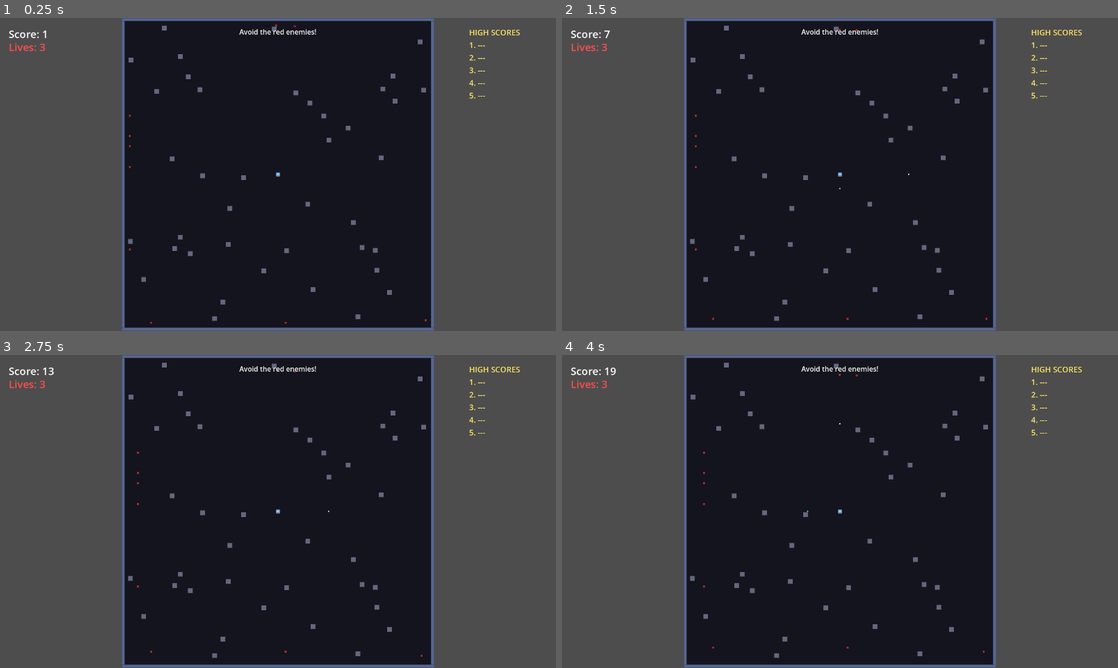
Above: before the commit, frames 1-4 (two rows, left to right).
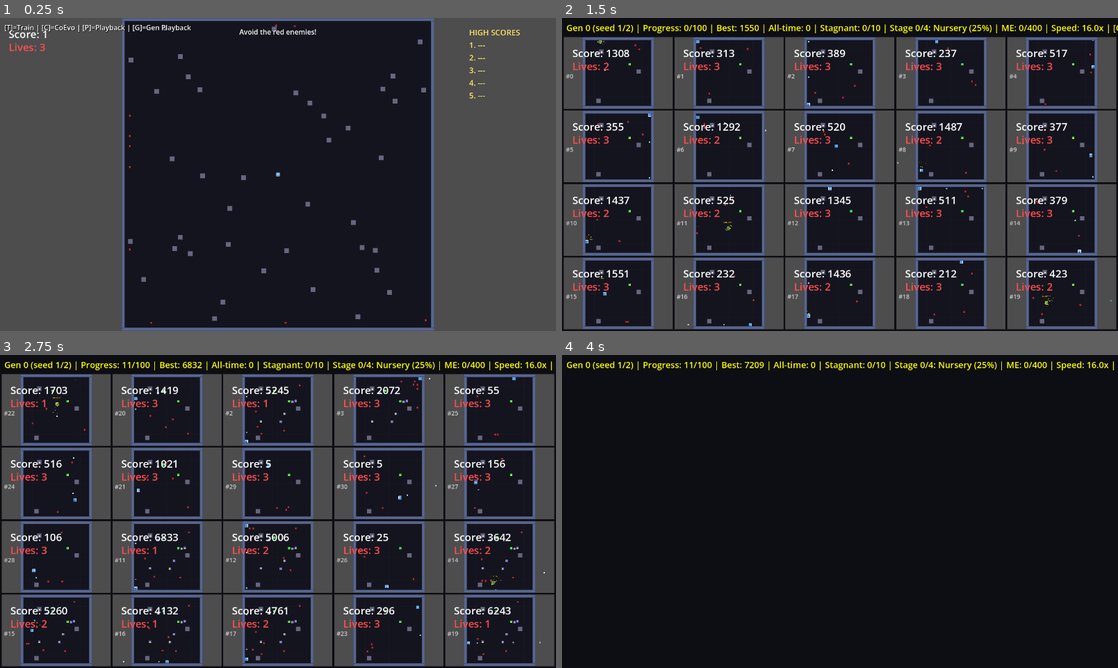
Above: after the commit, the same moments.

Repository: aryavolkan/evolve
Game: Godot game, scene res://main.tscn
The game is run twice, just before and just after one commit, with the same random seed, the same clock (stepped at 60 frames per second) and the same inputs.
Inputs (mouse positions are in pixels of both pictures, inside the frame that each line leads up to):
- Up to frame 1 (0.25 s): no input
- Up to frame 2 (1.5 s): tap Enter (ui_accept) at 0.5, 0.77 s; move the mouse to (962, 158) at 0.52 s; hold D (shoot_right) 0.53-1.28 s; hold T 0.53-1.28 s; click (962, 158) at 0.67 s; move the mouse to (728, 190) at 1.27 s; hold S (shoot_down) from 1.28 s (still down); tap Shift at 1.35 s
- Up to frame 3 (2.75 s): tap Enter (ui_accept) at 1.52 s; move the mouse to (333, 442) at 2.02 s; release S (shoot_down) at 2.03 s; hold D (shoot_right) from 2.03 s (still down); hold P from 2.03 s (still down)
- Up to frame 4 (4 s): move the mouse to (812, 574) at 2.77 s; release D (shoot_right) at 2.78 s; release P at 2.78 s; hold W (shoot_up) 2.78-3.53 s; tap C at 2.85 s; click (812, 574) at 2.92 s; tap Enter (ui_accept) at 3.02, 3.77 s; move the mouse to (1006, 558) at 3.52 s; hold A (shoot_left) from 3.53 s (still down); hold H from 3.53 s (still down)

The runs differ from the first frame. In frame 1, 0.3% of the frame differs, in the area x 0-35%, y 2-5%; in frame 2, 54%; in frame 3, 55%, in the area x 0-100%, y 0-100%; in frame 4, 47%.
Error before the commit: Parse Error: Cannot infer the type of "enemy_fitness" variable because the value doesn't have a set type. (res://training_manager.gd:1131)

Commit message:
feat(A4): Hall of Fame + adversarial fitness tuning
Hall of Fame:
- Archive top-5 enemy networks per generation (deep-copied)
- HoF trimmed to keep globally best HOF_SIZE networks
- Every HOF_EVAL_INTERVAL (5) generations, evaluate players against HoF
  enemies instead of current population
- Prevents Red Queen cycling (A beats B beats C beats A)
- get_hof_networks() returns archived networks for evaluation
- evolve_both() auto-updates HoF before mutating populations

Adversarial Fitness:
- Static compute_enemy_fitness() calculates enemy fitness from:
  +damage_dealt (lives lost × 1000)
  +proximity_pressure (closeness to player × 100)
  -player_survival_time (seconds × 5 penalty)
  +forced_direction_changes (evasion × 10)
- Clamped to non-negative (evolution works better with >= 0)

Tests (16 new):
- HoF: empty init, archive top, trim, eval interval, networks, evolve
- Fitness: damage positive, survival penalty, proximity bonus,
  direction changes, never negative
- Save/Load HoF roundtrip
- CoEvolution integration readiness

References: ROADMAP.md Track A (A4), LONG_TERM_PLAN.md

Diff:
--- a/ai/coevolution.gd
+++ b/ai/coevolution.gd
@@ -18,14 +18,22 @@
 signal generation_complete(generation: int, player_best: float, enemy_best: float)
 
 var EvolutionScript = preload("res://ai/evolution.gd")
+var NeuralNetworkScript = preload("res://ai/neural_network.gd")
 
 # Enemy network architecture constants
 const ENEMY_INPUT_SIZE: int = 16   # From EnemySensor.TOTAL_INPUTS
 const ENEMY_HIDDEN_SIZE: int = 16  # Smaller than player (32), enemies are simpler
 const ENEMY_OUTPUT_SIZE: int = 8   # 8 directional preferences (N, NE, E, SE, S, SW, W, NW)
 
+# Hall of Fame constants
+const HOF_SIZE: int = 5              # Top-5 enemy networks archived per generation
+const HOF_EVAL_INTERVAL: int = 5     # Evaluate players against HoF every N generations
+
 var player_evolution = null  # Evolution instance for player population
 var enemy_evolution = null   # Evolution instance for enemy population
+
+# Hall of Fame: archived top enemy networks to prevent Red Queen cycling
+var hall_of_fame: Array = []  # Array of {network, fitness, generation}
 
 
 func _init(
@@ -72,6 +80,8 @@
 func evolve_both() -> void:
 	## Evolve both populations simultaneously.
 	## Call after all fitness scores are set for both populations.
+	## Updates Hall of Fame before evolving enemies (so elite networks are archived).
+	update_hall_of_fame()
 	player_evolution.evolve()
 	enemy_evolution.evolve()
 	generation_complete.emit(
@@ -113,6 +123,84 @@
 	}
 
 
+# ============================================================
+# Hall of Fame
+# ============================================================
+
+func update_hall_of_fame() -> void:
+	## Archive the top HOF_SIZE enemy networks from the current generation.
+	## Call after fitness is set but before evolve() mutates the population.
+	var indexed: Array = []
+	for i in enemy_evolution.population_size:
+		indexed.append({"index": i, "fitness": enemy_evolution.fitness_scores[i]})
+	indexed.sort_custom(func(a, b): return a.fitness > b.fitness)
+
+	for i in mini(HOF_SIZE, indexed.size()):
+		var net = enemy_evolution.get_individual(indexed[i].index).clone()
+		hall_of_fame.append({
+			"network": net,
+			"fitness": indexed[i].fitness,
+			"generation": get_generation(),
+		})
+
+	# Trim to keep only the best HOF_SIZE across all generations
+	# Sort by fitness descending, keep top HOF_SIZE
+	hall_of_fame.sort_custom(func(a, b): return a.fitness > b.fitness)
+	if hall_of_fame.size() > HOF_SIZE:
+		hall_of_fame.resize(HOF_SIZE)
+
+
+func should_eval_against_hof() -> bool:
+	## Returns true if the current generation should evaluate players against HoF.
+	if hall_of_fame.is_empty():
+		return false
+	return get_generation() > 0 and get_generation() % HOF_EVAL_INTERVAL == 0
+
+
+func get_hof_networks() -> Array:
+	## Return the Hall of Fame enemy networks for evaluation.
+	var networks: Array = []
+	for entry in hall_of_fame:
+		networks.append(entry.network)
+	return networks
+
+
+func get_hof_size() -> int:
+	return hall_of_fame.size()
+
+
+# ============================================================
+# Adversarial Fitness Calculation
+# ============================================================
+
+static func compute_enemy_fitness(
+	damage_dealt: float,
+	proximity_pressure: float,
+	player_survival_time: float,
+	forced_direction_changes: float
+) -> float:
+	## Calculate enemy fitness from arena evaluation results.
+	##
+	## Components:
+	##   +damage_dealt: hits landed on the player (lives lost × 1000)
+	##   +proximity_pressure: time-averaged closeness to player (0-1 scale × 100)
+	##   -player_survival_time: seconds the player survived (penalty)
+	##   +forced_direction_changes: times player changed move direction significantly
+	##
+	## Higher is better for enemies.
+	var fitness := 0.0
+	fitness += damage_dealt * 1000.0             # Each hit is very valuable
+	fitness += proximity_pressure * 100.0         # Reward pressure
+	fitness -= player_survival_time * 5.0         # Penalize long player survival
+	fitness += forced_direction_changes * 10.0    # Reward forcing evasion
+	# Clamp to prevent negative fitness (evolution works better with non-negative)
+	return maxf(fitness, 0.0)
+
+
+# ============================================================
+# Save / Load
+# ============================================================
+
 func save_populations(player_path: String, enemy_path: String) -> void:
 	## Save both populations to disk.
 	player_evolution.save_population(player_path)
@@ -124,3 +212,45 @@
 	var player_ok: bool = player_evolution.load_population(player_path)
 	var enemy_ok: bool = enemy_evolution.load_population(enemy_path)
 	return player_ok and enemy_ok
+
+
+func save_hall_of_fame(path: String) -> void:
+	## Save Hall of Fame networks to disk.
+	var file := FileAccess.open(path, FileAccess.WRITE)
+	if not file:
+		return
+	file.store_32(hall_of_fame.size())
+	for entry in hall_of_fame:
+		file.store_float(entry.fitness)
+		file.store_32(entry.generation)
+		var weights: PackedFloat32Array = entry.network.get_weights()
+		file.store_32(weights.size())
+		for w in weights:
+			file.store_float(w)
+	file.close()
+
+
+func load_hall_of_fame(path: String) -> bool:
+	## Load Hall of Fame networks from disk. Returns true on success.
+	var file := FileAccess.open(path, FileAccess.READ)
+	if not file:
+		return false
+	hall_of_fame.clear()
+	var count := file.get_32()
+	for i in count:
+		var fitness := file.get_float()
+		var gen := file.get_32()
+		var weight_count := file.get_32()
+		var weights := PackedFloat32Array()
+		weights.resize(weight_count)
+		for j in weight_count:
+			weights[j] = file.get_float()
+		var net = NeuralNetworkScript.new(ENEMY_INPUT_SIZE, ENEMY_HIDDEN_SIZE, ENEMY_OUTPUT_SIZE)
+		net.set_weights(weights)
+		hall_of_fame.append({
+			"network": net,
+			"fitness": fitness,
+			"generation": gen,
+		})
+	file.close()
+	return true
--- /dev/null
+++ b/test/test_coevolution_a3_a5.gd
@@ -0,0 +1,227 @@
+extends "res://test/test_base.gd"
+## Tests for co-evolution Track A3-A5 features:
+## - Hall of Fame (A4)
+## - Adversarial fitness calculation (A4)
+## - Save/Load Hall of Fame (A5)
+## - Training manager COEVOLUTION mode enum (A3)
+
+var CoevolutionScript = preload("res://ai/coevolution.gd")
+var NeuralNetworkScript = preload("res://ai/neural_network.gd")
+
+
+func _run_tests() -> void:
+	print("\n[CoEvolution A3-A5 Tests]")
+
+	# A4: Hall of Fame
+	_test("hof_initially_empty", _test_hof_initially_empty)
+	_test("hof_update_archives_top_enemies", _test_hof_update_archives_top_enemies)
+	_test("hof_trimmed_to_max_size", _test_hof_trimmed_to_max_size)
+	_test("hof_eval_interval", _test_hof_eval_interval)
+	_test("hof_networks_returns_cloned_nets", _test_hof_networks_returns_cloned_nets)
+	_test("evolve_both_updates_hof", _test_evolve_both_updates_hof)
+
+	# A4: Adversarial fitness
+	_test("enemy_fitness_damage_positive", _test_enemy_fitness_damage_positive)
+	_test("enemy_fitness_survival_penalty", _test_enemy_fitness_survival_penalty)
+	_test("enemy_fitness_proximity_bonus", _test_enemy_fitness_proximity_bonus)
+	_test("enemy_fitness_direction_changes", _test_enemy_fitness_direction_changes)
+	_test("enemy_fitness_never_negative", _test_enemy_fitness_never_negative)
+
+	# A5: Save/Load HoF
+	_test("save_load_hof_roundtrip", _test_save_load_hof_roundtrip)
+
+	# A3: Mode enum
+	_test("coevolution_mode_exists", _test_coevolution_mode_exists)
+	_test("coevolution_mode_distinct", _test_coevolution_mode_distinct)
+
+
+# ============================================================
+# Helpers
+# ============================================================
+
+func _make_coevo(pop: int = 20) -> RefCounted:
+	return CoevolutionScript.new(
+		pop, 86, 32, 6,
+		pop,
+		3, 0.15, 0.3, 0.7
+	)
+
+
+func _set_enemy_fitness_linear(coevo, pop: int) -> void:
+	## Set fitness 10, 20, 30... so we know which are "top".
+	for i in pop:
+		coevo.set_enemy_fitness(i, float(i + 1) * 10.0)
+
+
+# ============================================================
+# A4: Hall of Fame tests
+# ============================================================
+
+func _test_hof_initially_empty() -> void:
+	var coevo = _make_coevo()
+	assert_eq(coevo.get_hof_size(), 0, "HoF should start empty")
+	assert_true(coevo.hall_of_fame.is_empty(), "HoF array should be empty")
+
+
+func _test_hof_update_archives_top_enemies() -> void:
+	var coevo = _make_coevo()
+	_set_enemy_fitness_linear(coevo, 20)
+	coevo.update_hall_of_fame()
+
+	assert_eq(coevo.get_hof_size(), CoevolutionScript.HOF_SIZE, "HoF should have HOF_SIZE entries")
+
+	# Verify they are sorted by fitness (descending)
+	for i in range(coevo.get_hof_size() - 1):
+		assert_gte(coevo.hall_of_fame[i].fitness, coevo.hall_of_fame[i + 1].fitness,
+			"HoF should be sorted by fitness descending")
+
+
+func _test_hof_trimmed_to_max_size() -> void:
+	var coevo = _make_coevo()
+	# Update HoF twice - should still be capped at HOF_SIZE
+	_set_enemy_fitness_linear(coevo, 20)
+	coevo.update_hall_of_fame()
+	_set_enemy_fitness_linear(coevo, 20)
+	coevo.update_hall_of_fame()
+
+	assert_eq(coevo.get_hof_size(), CoevolutionScript.HOF_SIZE,
+		"HoF should be trimmed to HOF_SIZE even after multiple updates")
+
+
+func _test_hof_eval_interval() -> void:
+	var coevo = _make_coevo()
+	# Generation 0, no HoF -> should not eval against HoF
+	assert_false(coevo.should_eval_against_hof(), "Gen 0 with empty HoF should not eval against HoF")
+
+	# Add some HoF entries
+	_set_enemy_fitness_linear(coevo, 20)
+	coevo.update_hall_of_fame()
+
+	# Gen 0 with HoF -> false (generation check)
+	assert_false(coevo.should_eval_against_hof(), "Gen 0 should not eval against HoF")
+
+	# Evolve to reach gen HOF_EVAL_INTERVAL
+	for i in 20:
+		coevo.set_player_fitness(i, float(i))
+	for g in CoevolutionScript.HOF_EVAL_INTERVAL:
+		for i in 20:
+			coevo.set_player_fitness(i, float(i))
+			coevo.set_enemy_fitness(i, float(i))
+		coevo.evolve_both()
+
+	assert_eq(coevo.get_generation(), CoevolutionScript.HOF_EVAL_INTERVAL,
+		"Should be at gen HOF_EVAL_INTERVAL")
+	assert_true(coevo.should_eval_against_hof(),
+		"Gen HOF_EVAL_INTERVAL with HoF should eval against HoF")
+
+
+func _test_hof_networks_returns_cloned_nets() -> void:
+	var coevo = _make_coevo()
+	_set_enemy_fitness_linear(coevo, 20)
+	coevo.update_hall_of_fame()
+
+	var nets = coevo.get_hof_networks()
+	assert_eq(nets.size(), CoevolutionScript.HOF_SIZE, "Should return HOF_SIZE networks")
+	assert_not_null(nets[0], "Network should not be null")
+
+
+func _test_evolve_both_updates_hof() -> void:
+	var coevo = _make_coevo()
+	for i in 20:
+		coevo.set_player_fitness(i, float(i))
+		coevo.set_enemy_fitness(i, float(i + 1) * 10.0)
+	coevo.evolve_both()
+
+	assert_gt(coevo.get_hof_size(), 0, "HoF should be populated after evolve_both")
+
+
+# ============================================================
+# A4: Adversarial fitness tests
+# ============================================================
+
+func _test_enemy_fitness_damage_positive() -> void:
+	# More damage = higher fitness
+	var f_no_damage = CoevolutionScript.compute_enemy_fitness(0.0, 0.0, 10.0, 0)
+	var f_with_damage = CoevolutionScript.compute_enemy_fitness(2.0, 0.0, 10.0, 0)
+	assert_gt(f_with_damage, f_no_damage, "More damage should increase fitness")
+
+
+func _test_enemy_fitness_survival_penalty() -> void:
+	# Longer player survival = lower enemy fitness
+	var f_short = CoevolutionScript.compute_enemy_fitness(1.0, 0.0, 5.0, 0)
+	var f_long = CoevolutionScript.compute_enemy_fitness(1.0, 0.0, 30.0, 0)
+	assert_gt(f_short, f_long, "Longer player survival should decrease enemy fitness")
+
+
+func _test_enemy_fitness_proximity_bonus() -> void:
+	# Higher proximity = higher fitness
+	var f_far = CoevolutionScript.compute_enemy_fitness(0.0, 0.1, 10.0, 0)
+	var f_close = CoevolutionScript.compute_enemy_fitness(0.0, 0.8, 10.0, 0)
+	assert_gt(f_close, f_far, "Higher proximity should increase fitness")
+
+
+func _test_enemy_fitness_direction_changes() -> void:
+	# More direction changes forced = higher fitness
+	var f_none = CoevolutionScript.compute_enemy_fitness(0.0, 0.5, 10.0, 0)
+	var f_many = CoevolutionScript.compute_enemy_fitness(0.0, 0.5, 10.0, 20)
+	assert_gt(f_many, f_none, "Forcing direction changes should increase fitness")
+
+
+func _test_enemy_fitness_never_negative() -> void:
+	# Even with bad performance, fitness >= 0
+	var f = CoevolutionScript.compute_enemy_fitness(0.0, 0.0, 60.0, 0)
+	assert_gte(f, 0.0, "Enemy fitness should never be negative")
+
+
+# ============================================================
+# A5: Save/Load Hall of Fame
+# ============================================================
+
+func _test_save_load_hof_roundtrip() -> void:
+	var coevo = _make_coevo()
+	_set_enemy_fitness_linear(coevo, 20)
+	coevo.update_hall_of_fame()
+
+	var original_size = coevo.get_hof_size()
+	var original_fitness = coevo.hall_of_fame[0].fitness
+
+	# Save
+	var path := "user://test_hof_roundtrip.evo"
+	coevo.save_hall_of_fame(path)
+
+	# Load into fresh instance
+	var coevo2 = _make_coevo()
+	var ok = coevo2.load_hall_of_fame(path)
+	assert_true(ok, "load_hall_of_fame should return true")
+	assert_eq(coevo2.get_hof_size(), original_size, "Loaded HoF should have same size")
+	assert_approx(coevo2.hall_of_fame[0].fitness, original_fitness, 0.1,
+		"Loaded HoF top fitness should match")
+
+	# Clean up
+	DirAccess.remove_absolute(ProjectSettings.globalize_path(path))
+
+
+# ============================================================
+# A3: CoEvolution class integration readiness
+# ============================================================
+
+func _test_coevolution_mode_exists() -> void:
+	# Verify CoEvolution has the methods needed by training manager integration
+	var coevo = _make_coevo()
+	assert_not_null(coevo.player_evolution, "player_evolution should exist")
+	assert_not_null(coevo.enemy_evolution, "enemy_evolution should exist")
+	assert_true(coevo.has_method("evolve_both"), "Should have evolve_both")
+	assert_true(coevo.has_method("save_populations"), "Should have save_populations")
+	assert_true(coevo.has_method("save_hall_of_fame"), "Should have save_hall_of_fame")
+	assert_true(coevo.has_method("should_eval_against_hof"), "Should have should_eval_against_hof")
+
+func _test_coevolution_mode_distinct() -> void:
+	# Verify the full lifecycle: init -> set fitness -> evolve -> check generation
+	var coevo = _make_coevo()
+	for i in 20:
+		coevo.set_player_fitness(i, float(i) * 10.0)
+		coevo.set_enemy_fitness(i, float(20 - i) * 5.0)
+	coevo.evolve_both()
+	assert_eq(coevo.get_generation(), 1, "Should advance to gen 1")
+	assert_gt(coevo.player_evolution.get_best_fitness(), 0.0, "Player best should be > 0")
+	assert_gt(coevo.enemy_evolution.get_best_fitness(), 0.0, "Enemy best should be > 0")
--- a/test/test_runner.gd
+++ b/test/test_runner.gd
@@ -66,6 +66,7 @@
 		preload("res://test/test_enemy_sensor.gd"),
 		preload("res://test/test_enemy_ai_controller.gd"),
 		preload("res://test/test_coevolution.gd"),
+		preload("res://test/test_coevolution_a3_a5.gd"),
 	]
 
 	for suite_script in test_suites:
